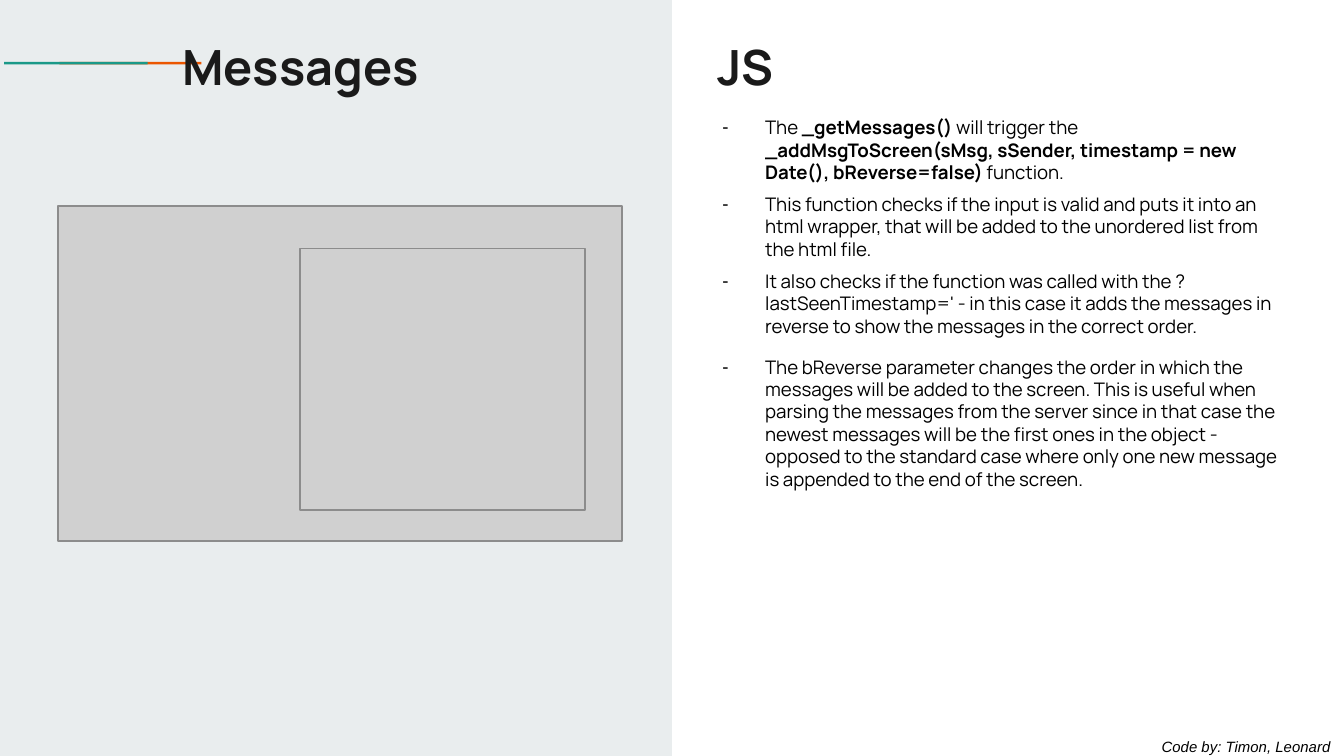
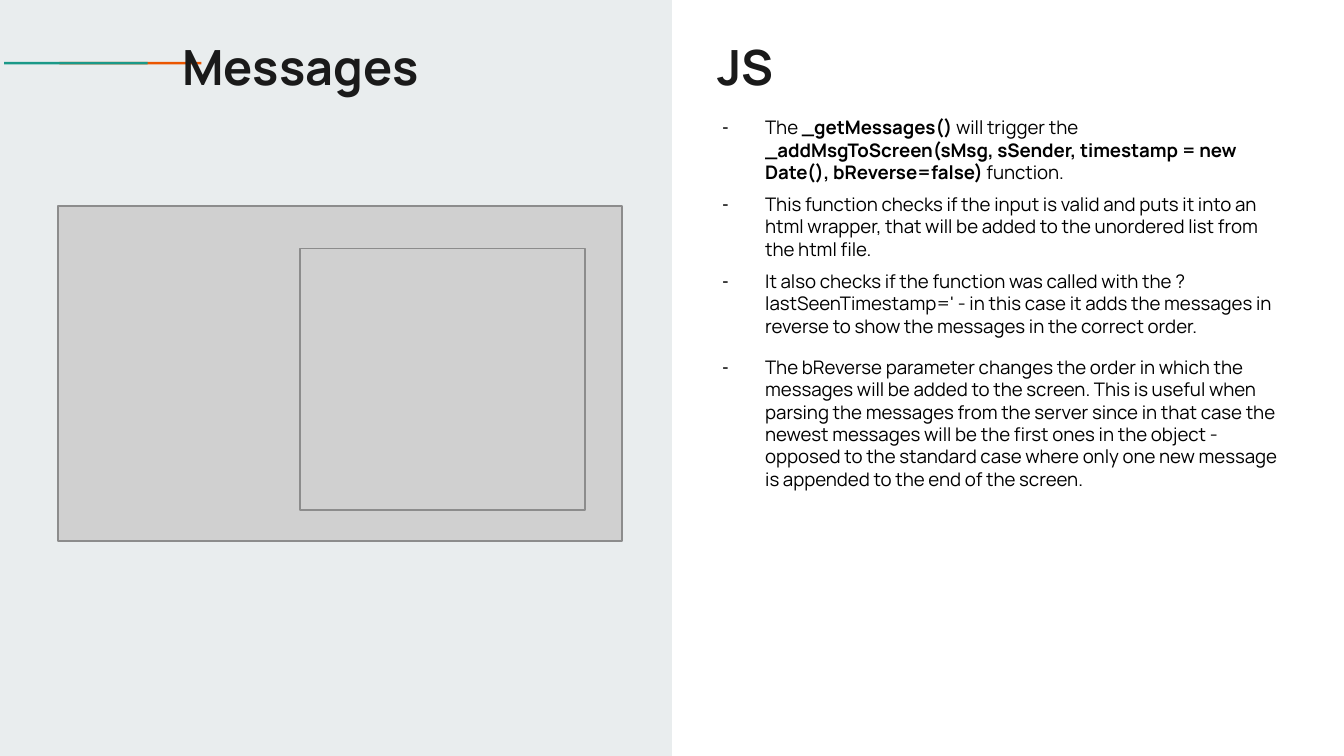
Before and after one commit to jantiegges/AWSys, a slide deck: slide 18 of HA 01/WhatsChat_1.pptx. Drawn at 1344x756 pixels with LibreOffice and Linux fonts; fonts in the diff are those of the drawing; grey boxes stand for pictures. Boxes give left, top, right and bottom in pixels: in the first picture for what was removed or moved away, otherwise in the second. Text is boxed around its words. In the diff, an @@ line names an element or a change of style, - is before the commit and + after.

```diff
--- a/HA 01/WhatsChat_1.pptx
+++ b/HA 01/WhatsChat_1.pptx
@@ text removed at [1162,741,1330,755] @@
-Code by: Timon, Leonard
```
Also in this commit, not shown: 18 other slides changed, 1 slide added, 3 other files.
